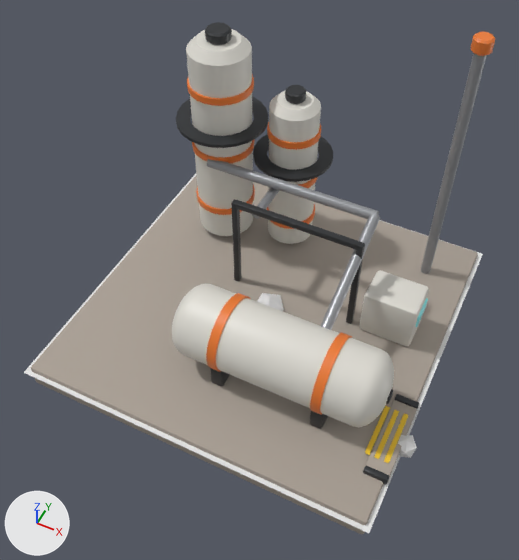
An edit to the glTF model res/models/placement/industry/fuel_refinery_2x2.gltf, drawn before and after from the same camera.
Before and after are seen from a 50 mm lens placed at (2.3, -4.86, 6.52), pointed at (0.11, -0.48, 1.04). The axes (+X, +Y, +Z) are drawn at lower left. The lights are the same throughout. The picture after the commit comes second. Where no turn or scale is listed for an object, it has been applied to the vertices.

Names of what the first picture shows: '%P%Footprint', '%V%AnchorOut+', 'FuelRefinery' and 2 more.
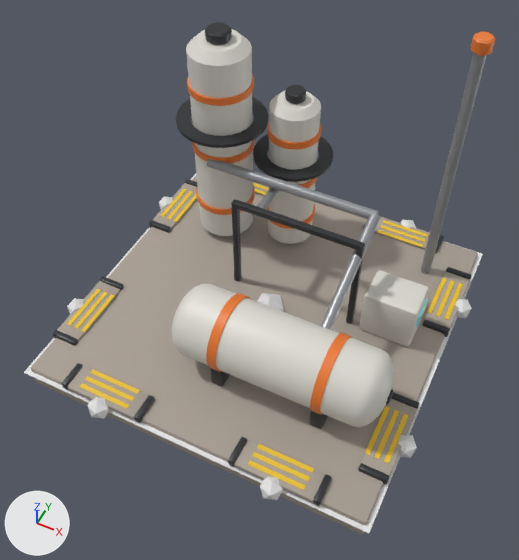
What differs and where, as boxes (x1, y1, x2, y2) in the pictures (519 x 560 px):
'%V%AnchorOut.007+', added: after (228, 437, 332, 506)
'%V%AnchorOut.006+', added: after (62, 363, 155, 423)
'%V%AnchorOut.002+', added: after (53, 276, 124, 345)
'%V%AnchorOut.001+', added: after (422, 267, 472, 337)
'%V%AnchorOut.003+', added: after (149, 179, 197, 233)
'%V%AnchorOut.005+', added: after (363, 217, 444, 254)
'%P%AnchorOut.007', added: after (260, 477, 283, 500)
'%P%AnchorOut.006', added: after (88, 397, 110, 419)
'%P%AnchorOut.001', added: after (455, 299, 472, 318)
'%P%AnchorOut.002', added: after (67, 298, 83, 314)
'%V%AnchorOut.004+', added (mostly hidden): after (253, 182, 268, 196)
'%P%AnchorOut.003', added: after (159, 196, 173, 210)
'%P%AnchorOut.005', added: after (401, 219, 416, 228)

Patch to the scene script:
```diff
--- a/res/models/placement/industry/fuel_refinery_2x2.gltf.py
+++ b/res/models/placement/industry/fuel_refinery_2x2.gltf.py
@@ ob_v_anchorout_007 @@
+ob_v_anchorout_007 = bpy.data.objects.new('%V%AnchorOut.007+', me_v_anchorout_007)  # 192 vertices, 360 faces; spans x 0.51..1.49, y -1.98..-1.675, z 0.01..0.11; in mat_concrete (grey #aaa095), mat_frame_graphite (dark grey #35373a), mat_hazard_yellow (yellow #edc427)
+ob_v_anchorout_007.location = (0.0, 0.0, 0.0)
@@ ob_v_anchorout_006 @@
+ob_v_anchorout_006 = bpy.data.objects.new('%V%AnchorOut.006+', me_v_anchorout_006)  # 192 vertices, 360 faces; spans x -1.49..-0.51, y -1.98..-1.675, z 0.01..0.11; in mat_concrete (grey #aaa095), mat_frame_graphite (dark grey #35373a), mat_hazard_yellow (yellow #edc427)
+ob_v_anchorout_006.location = (0.0, 0.0, 0.0)
@@ ob_v_anchorout_005 @@
+ob_v_anchorout_005 = bpy.data.objects.new('%V%AnchorOut.005+', me_v_anchorout_005)  # 192 vertices, 360 faces; spans x 0.51..1.49, y 1.675..1.98, z 0.01..0.11; in mat_concrete (grey #aaa095), mat_frame_graphite (dark grey #35373a), mat_hazard_yellow (yellow #edc427)
+ob_v_anchorout_005.location = (0.0, 0.0, 0.0)
@@ ob_v_anchorout_004 @@
+ob_v_anchorout_004 = bpy.data.objects.new('%V%AnchorOut.004+', me_v_anchorout_004)  # 192 vertices, 360 faces; spans x -1.49..-0.51, y 1.675..1.98, z 0.01..0.11; in mat_concrete (grey #aaa095), mat_frame_graphite (dark grey #35373a), mat_hazard_yellow (yellow #edc427)
+ob_v_anchorout_004.location = (0.0, 0.0, 0.0)
@@ ob_v_anchorout_003 @@
+ob_v_anchorout_003 = bpy.data.objects.new('%V%AnchorOut.003+', me_v_anchorout_003)  # 192 vertices, 360 faces; spans x -1.98..-1.675, y 0.51..1.49, z 0.01..0.11; in mat_concrete (grey #aaa095), mat_frame_graphite (dark grey #35373a), mat_hazard_yellow (yellow #edc427)
+ob_v_anchorout_003.location = (0.0, 0.0, 0.0)
@@ ob_v_anchorout_002 @@
+ob_v_anchorout_002 = bpy.data.objects.new('%V%AnchorOut.002+', me_v_anchorout_002)  # 192 vertices, 360 faces; spans x -1.98..-1.675, y -1.49..-0.51, z 0.01..0.11; in mat_concrete (grey #aaa095), mat_frame_graphite (dark grey #35373a), mat_hazard_yellow (yellow #edc427)
+ob_v_anchorout_002.location = (0.0, 0.0, 0.0)
@@ ob_v_anchorout_001 @@
+ob_v_anchorout_001 = bpy.data.objects.new('%V%AnchorOut.001+', me_v_anchorout_001)  # 192 vertices, 360 faces; spans x 1.675..1.98, y 0.51..1.49, z 0.01..0.11; in mat_concrete (grey #aaa095), mat_frame_graphite (dark grey #35373a), mat_hazard_yellow (yellow #edc427)
+ob_v_anchorout_001.location = (0.0, 0.0, 0.0)
@@ ob_p_anchorout_007 @@
+ob_p_anchorout_007 = bpy.data.objects.new('%P%AnchorOut.007', me_p_anchorout.copy())  # the mesh of ob_p_anchorout
+ob_p_anchorout_007.location = (1.0, -2.0, 0.01)
@@ ob_p_anchorout_006 @@
+ob_p_anchorout_006 = bpy.data.objects.new('%P%AnchorOut.006', me_p_anchorout.copy())  # the mesh of ob_p_anchorout
+ob_p_anchorout_006.location = (-1.0, -2.0, 0.01)
@@ ob_p_anchorout_005 @@
+ob_p_anchorout_005 = bpy.data.objects.new('%P%AnchorOut.005', me_p_anchorout.copy())  # the mesh of ob_p_anchorout
+ob_p_anchorout_005.location = (1.0, 2.0, 0.01)
@@ ob_p_anchorout_003 @@
+ob_p_anchorout_003 = bpy.data.objects.new('%P%AnchorOut.003', me_p_anchorout.copy())  # the mesh of ob_p_anchorout
+ob_p_anchorout_003.location = (-2.0, 1.0, 0.01)
@@ ob_p_anchorout_002 @@
+ob_p_anchorout_002 = bpy.data.objects.new('%P%AnchorOut.002', me_p_anchorout.copy())  # the mesh of ob_p_anchorout
+ob_p_anchorout_002.location = (-2.0, -1.0, 0.01)
@@ ob_p_anchorout_001 @@
+ob_p_anchorout_001 = bpy.data.objects.new('%P%AnchorOut.001', me_p_anchorout.copy())  # the mesh of ob_p_anchorout
+ob_p_anchorout_001.location = (2.0, 1.0, 0.01)
```
